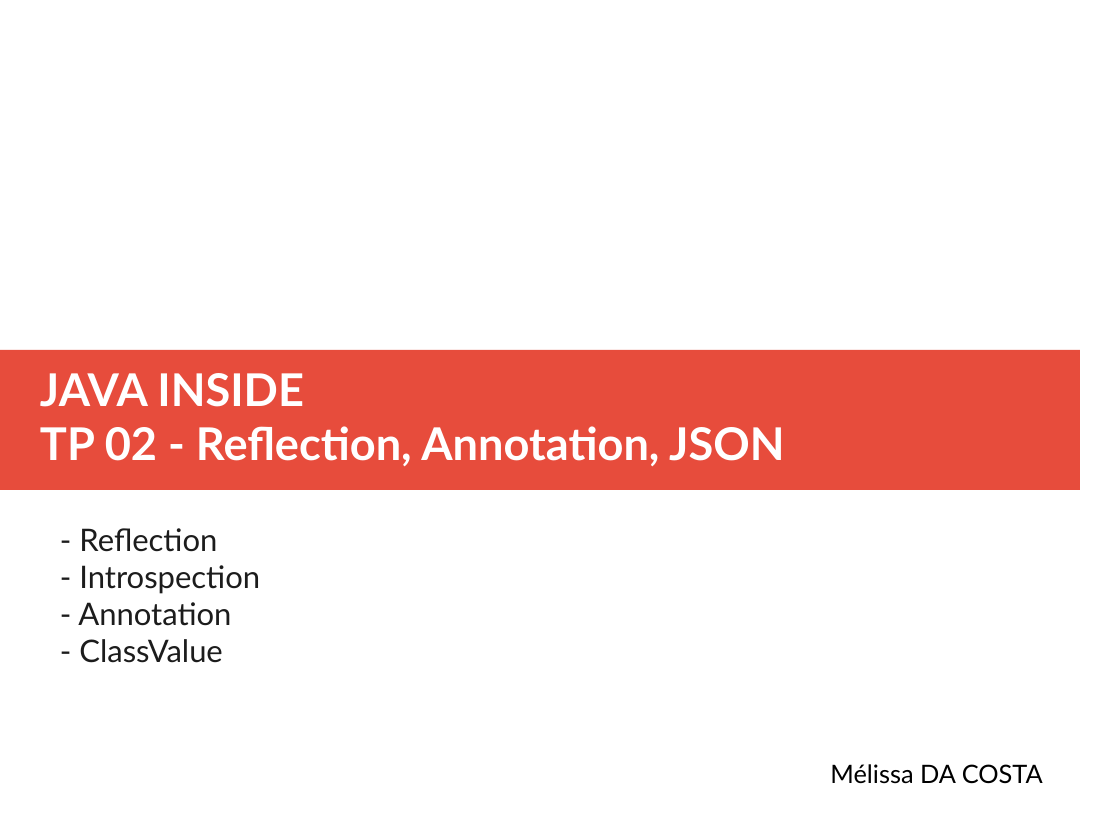
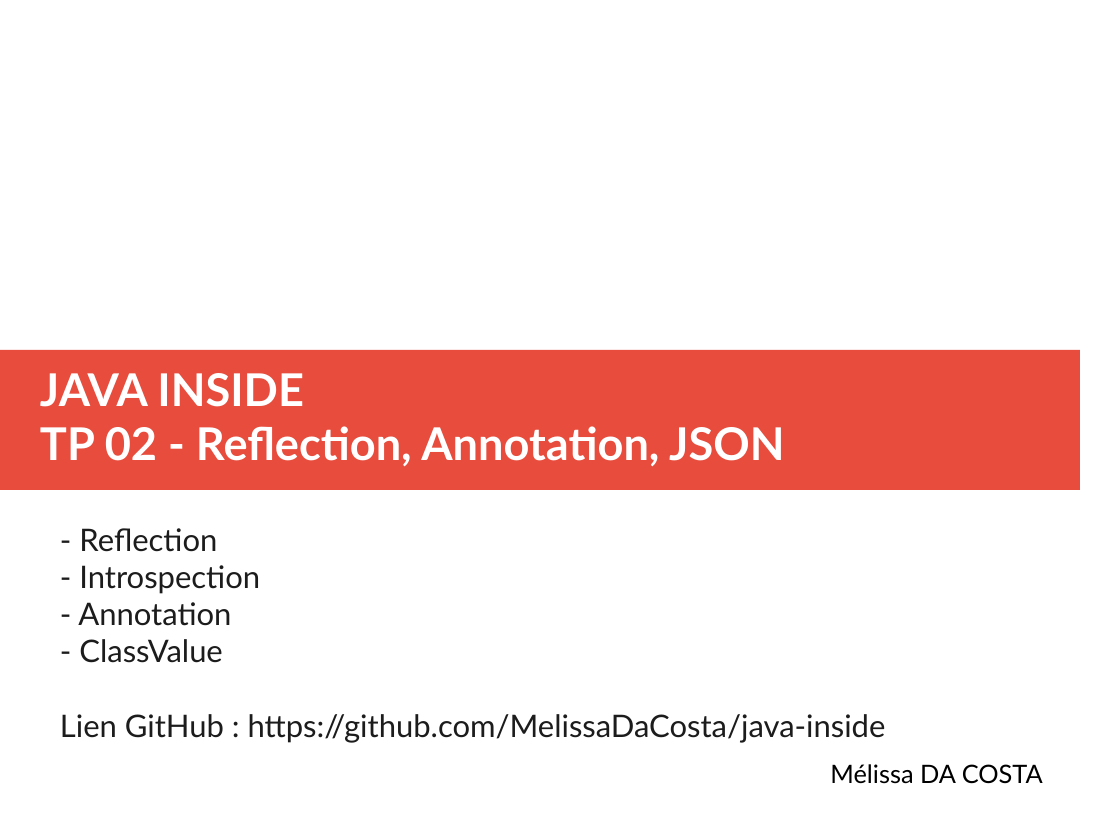
Before and after one commit to MelissaDaCosta/java-inside, a slide deck: slide 1 of lab2/Mélissa_DA_COSTA_slides_TP02.odp. Drawn at 1120x840 pixels with LibreOffice and Linux fonts; fonts in the diff are those of the drawing. Boxes give left, top, right and bottom in pixels: in the first picture for what was removed or moved away, otherwise in the second. Text is boxed around its words. In the diff, an @@ line names an element or a change of style, - is before the commit and + after.

```diff
--- a/lab2/Mélissa_DA_COSTA_slides_TP02.odp
+++ b/lab2/Mélissa_DA_COSTA_slides_TP02.odp
@@ subtitle at (60,714,886,743): paragraph added @@
+Lien GitHub : https://github.com/MelissaDaCosta/java-inside
```
Also in this commit, not shown: 4 other files.
